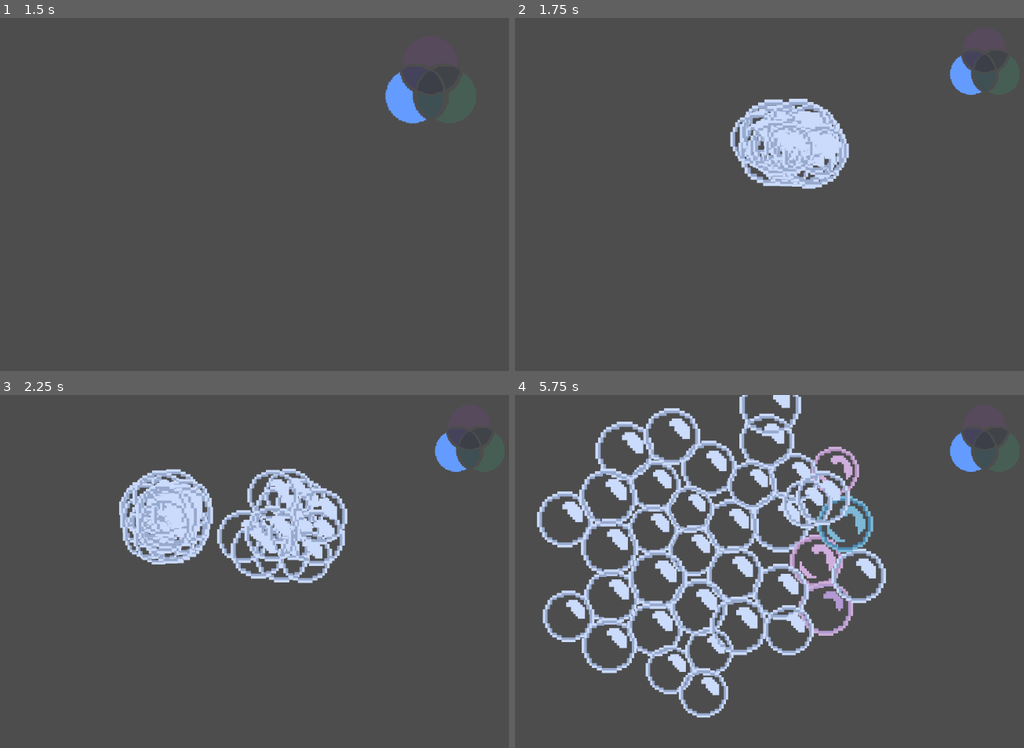
Above: before the commit, frames 1-4 (two rows, left to right).
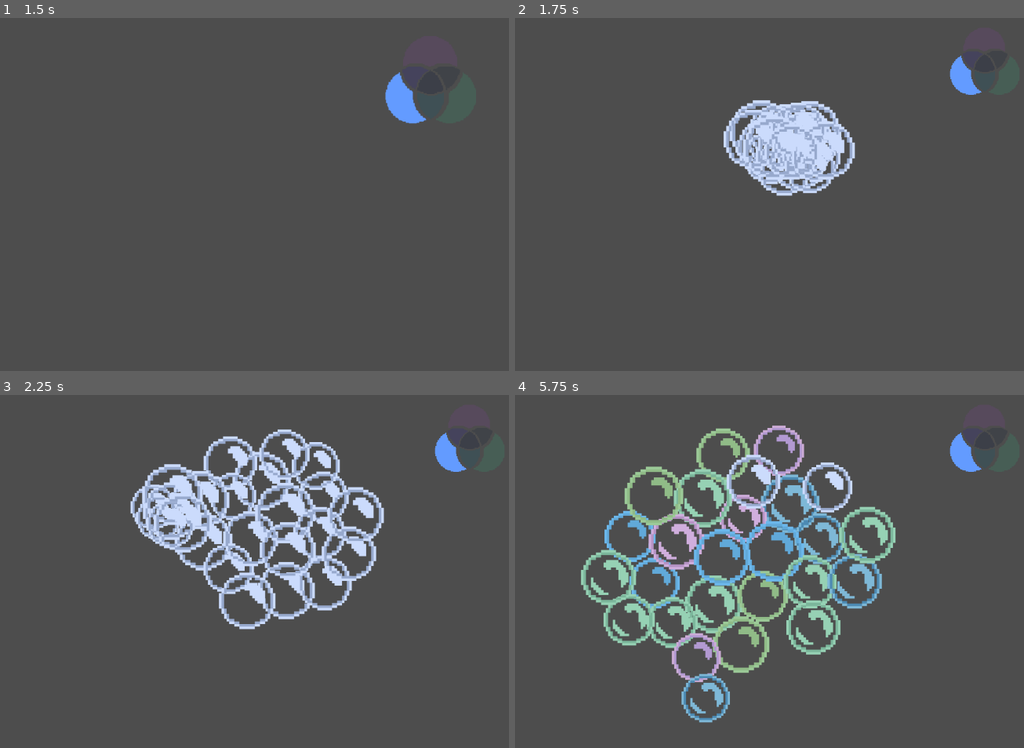
Above: after the commit, the same moments.

Repository: davirss/fakeltd.
Game: Godot game, scene res://Scenes/game.tscn
Two runs of this game, one before a commit and one after it. Both use one fixed random seed, a clock stepped at 60 frames per second and the inputs below. This scene is started directly instead of the project's main scene.
Inputs (mouse positions are in pixels of both pictures, inside the frame that each line leads up to):
- Up to frame 1 (1.5 s): tap Enter (ui_accept) at 0.5, 0.77 s; move the mouse to (157, 226) at 0.52 s; click (157, 226) at 0.6 s; move the mouse to (397, 134) at 1.27 s; click (397, 134) at 1.35 s
- Up to frame 2 (1.75 s): tap Enter (ui_accept) at 1.52 s
- Up to frame 3 (2.25 s): move the mouse to (254, 511) at 2.02 s; click (254, 511) at 2.1 s
- Up to frame 4 (5.75 s): move the mouse to (784, 571) at 2.77 s; click (784, 571) at 2.85 s; tap Enter (ui_accept) at 3.02, 3.77, 4.52 s; move the mouse to (749, 522) at 3.52 s; click (749, 522) at 3.6 s; move the mouse to (830, 479) at 4.27 s; click (830, 479) at 4.35 s; move the mouse to (754, 642) at 5.02 s; click (754, 642) at 5.1 s

Frame 1 is identical in both runs. In frame 2, 3.3% of the frame differs, in the area x 40-67%, y 22-51%; in frame 3, 12%; in frame 4, 26%, in the area x 4-75%, y 0-93%.

Commit message:
Making it work late at night

Diff:
--- a/bubble/bubble.gd
+++ b/bubble/bubble.gd
@@ -9,10 +9,14 @@
 
 
 var floating_target: Marker2D
-
 var distributions: Dictionary
-var _time_to_convert_milliseconds: float = 5000
-var _ttc_variable_margin_percent: float = 0.3
+var initial_bubbles_amount: int
+
+
+var _min_time_to_swap_milliseconds: float = 333.33333333333337
+var _max_time_to_swap_milliseconds: float = 2000
+var _time_to_convert_milliseconds: float = 2000
+var _ttc_variable_margin_percent: float = 0.1
 
 var _fixed_size_difference: float
 var _variable_size_difference: float
@@ -72,19 +76,26 @@
 
 
 func _update_bubble_state_as_per_distribution() -> void:
-	var next_bubble_state_picker: float = randf()
+	var previous_bubble_state: BubbleDefinitions.BubbleState = bubble_state
 	var bubble_states: Array[BubbleDefinitions.BubbleState] = [
 		BubbleDefinitions.BubbleState.WHATSAPP,
 		BubbleDefinitions.BubbleState.FACEBOOK,
 		BubbleDefinitions.BubbleState.INSTAGRAM,
 	]
 
-	var previous_bubble_state = bubble_state
-
-	for next_bubble_state in bubble_states:
-		if (next_bubble_state_picker < distributions[next_bubble_state]):
-			bubble_state = next_bubble_state
+	var next_bubble_state_picker: float = randf()
+	var next_bubble_state: BubbleDefinitions.BubbleState
+
+	for bubble_state in bubble_states:
+		if (next_bubble_state_picker < distributions[bubble_state]):
+			next_bubble_state = bubble_state
 			break
+
+	if next_bubble_state == previous_bubble_state:
+		_update_bubble_state_as_per_distribution()
+		return
+	else:
+		bubble_state = next_bubble_state
 
 	_update_sprite(previous_bubble_state)
 
@@ -102,6 +113,33 @@
 	_calculate_variable_time_to_convert()
 	_update_sprite(bubble_state)
 	_prepare_to_grow()
+
+
+func _animate_size_update_for_neutral_state(time_to_update_milliseconds: float) -> void:
+	var physics_growth: float = min(
+		1.0, _elapsed_time_milliseconds / (time_to_update_milliseconds * 0.4)
+	)
+	physics_growth += _fixed_size_difference
+
+	var clickable_growth := _ease_out_elastic(physics_growth) * _variable_size_difference
+	clickable_growth += _fixed_size_difference
+
+	var visual_growth: float = clickable_growth * 0.2
+
+	_mouse_collision_shape.scale = Vector2(clickable_growth, clickable_growth)
+	_bubble_sprite.scale = Vector2(visual_growth, visual_growth)
+	_body_collision_shape.scale = Vector2(physics_growth, physics_growth)
+
+
+func _calculate_time_to_update_for_non_neutral_state() -> float:
+	var min_target := _min_time_to_swap_milliseconds
+	var max_target := _max_time_to_swap_milliseconds
+
+	var currrent_bubbles_amount := get_tree().get_nodes_in_group("bubble").size()
+	var percentage := currrent_bubbles_amount * 1.0 / initial_bubbles_amount
+	var calculated := min_target + (max_target - min_target) * percentage
+
+	return calculated
 
 
 func _ease_out_elastic(number: float) -> float:
@@ -115,35 +153,27 @@
 		) + 1
 
 
+func _ease_in_circular(number: float) -> float:
+	return 1 - sqrt(1 - pow(number, 2))
+
+
 var _elapsed_time_milliseconds: float = 0.0
 func _process(delta_seconds: float) -> void:
 	_elapsed_time_milliseconds += (delta_seconds * 1000)
 
-	var time_to_act: float
+	var time_to_update_milliseconds: float
 	match (bubble_state):
 		BubbleDefinitions.BubbleState.NEUTRAL:
-			time_to_act = _time_to_convert_milliseconds
-
-			var physics_growth: float = min(1.0, _elapsed_time_milliseconds / (time_to_act * 0.4))
-			physics_growth += _fixed_size_difference
-
-			var clickable_growth := _ease_out_elastic(physics_growth) * _variable_size_difference
-			clickable_growth += _fixed_size_difference
-
-			var visual_growth: float = clickable_growth * 0.2
-
-			_mouse_collision_shape.scale = Vector2(clickable_growth, clickable_growth)
-			_bubble_sprite.scale = Vector2(visual_growth, visual_growth)
-			_body_collision_shape.scale = Vector2(physics_growth, physics_growth)
-
+			time_to_update_milliseconds = _time_to_convert_milliseconds
+			_animate_size_update_for_neutral_state(time_to_update_milliseconds)
 		BubbleDefinitions.BubbleState.WHATSAPP:
-			time_to_act = _time_to_convert_milliseconds / 3
+			time_to_update_milliseconds = _calculate_time_to_update_for_non_neutral_state()
 		BubbleDefinitions.BubbleState.FACEBOOK:
-			time_to_act = _time_to_convert_milliseconds / 3
+			time_to_update_milliseconds = _calculate_time_to_update_for_non_neutral_state()
 		BubbleDefinitions.BubbleState.INSTAGRAM:
-			time_to_act = _time_to_convert_milliseconds / 3
-
-	if (_elapsed_time_milliseconds >= time_to_act):
+			time_to_update_milliseconds = _calculate_time_to_update_for_non_neutral_state()
+
+	if (_elapsed_time_milliseconds >= time_to_update_milliseconds):
 		_elapsed_time_milliseconds = 0.0
 		_update_bubble_state_as_per_distribution()
 
--- a/game_manager.gd
+++ b/game_manager.gd
@@ -172,6 +172,7 @@
 		SPAWNING_MARKER.position.y * (1 + _ft_variable_margin_percent),
 	)
 	new_bubble.distributions = _selected_distributions.duplicate(true)
+	new_bubble.initial_bubbles_amount = initial_bubbles_amount
 	FIELD.add_child(new_bubble)
 
 
@@ -191,5 +192,5 @@
 
 func _check_buble_spawn_countdown():
 	if bubble_spawn_countdown <= 0:
-		bubble_spawn_countdown = bubble_change_cooldown
+		bubble_spawn_countdown = bubble_spawn_cooldown
 		_spawn_new_bubble()
